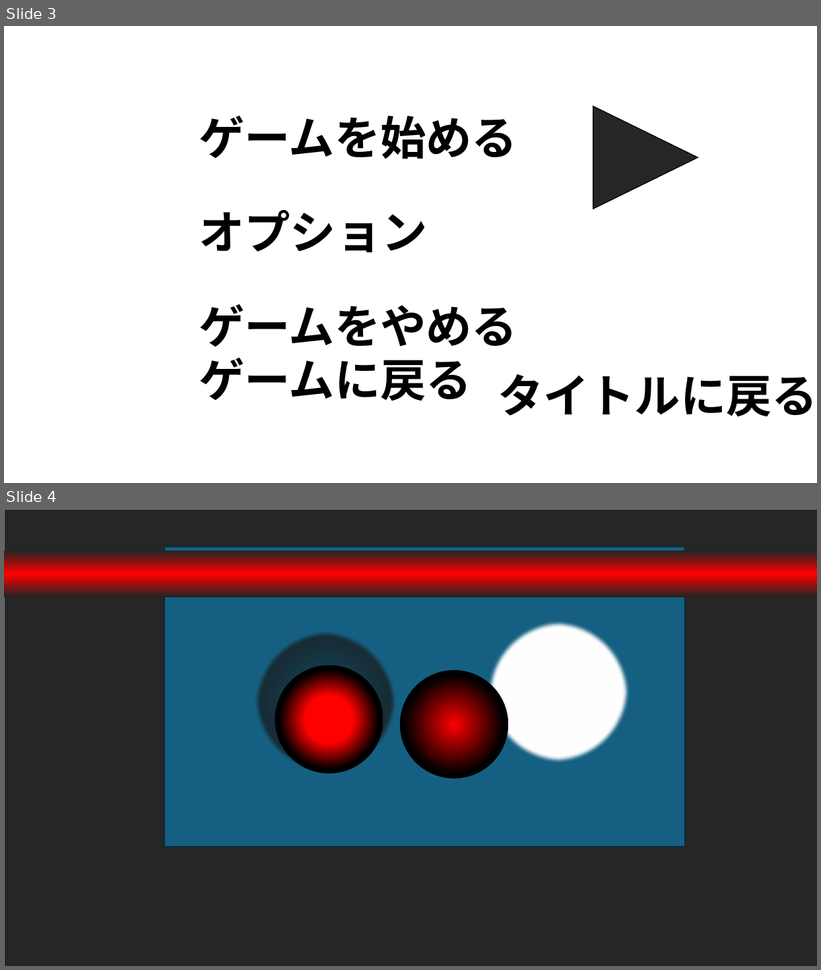
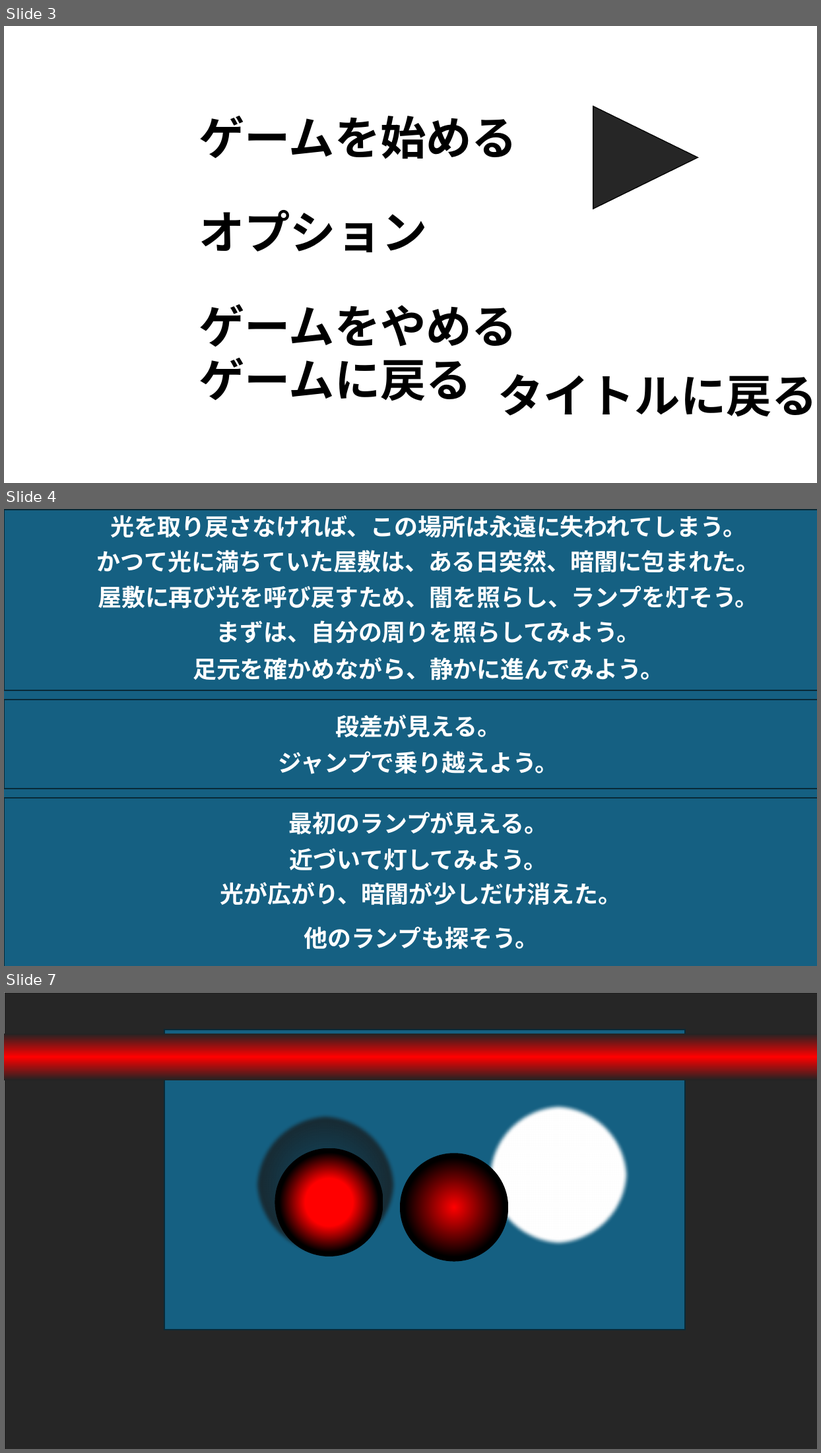
Before and after one commit to DDDpega/Guiding-Light, a slide deck: 素材.pptx. Shown one above the other, each under a label of ours: slides 3 and 4 before the commit, slides 3, 4 and 7 after it; the slides between them are not shown. The pictures are 821x970 and 821x1453 pixels, drawn with LibreOffice and Linux fonts; fonts in the diff are those of the drawing. Boxes give left, top, right and bottom in pixels: in the first picture for what was removed or moved away, otherwise in the second. Text is boxed around its words. In the diff, an @@ line names an element or a change of style, - is before the commit and + after.

```diff
--- a/素材.pptx
+++ b/素材.pptx
@@ slide 4 added at [4, 509, 817, 966], background #FFFFFF @@
@@ rectangle added at [4, 510, 817, 966], fill #156082, outline #092A39 1.5 pt @@
@@ text added at [110, 515, 746, 538], 28 pt, text #FFFFFF, bold @@
+光を取り戻さなければ、この場所は永遠に失われてしまう。
@@ text added at [97, 550, 760, 573], 28 pt, text #FFFFFF, bold @@
+かつて光に満ちていた屋敷は、ある日突然、暗闇に包まれた。
@@ text added at [98, 586, 759, 609], 28 pt, text #FFFFFF, bold @@
+屋敷に再び光を呼び戻すため、闇を照らし、ランプを灯そう。
@@ text added at [217, 621, 641, 644], 28 pt, text #FFFFFF, bold @@
+まずは、自分の周りを照らしてみよう。
@@ text added at [193, 657, 664, 681], 28 pt, text #FFFFFF, bold @@
+足元を確かめながら、静かに進んでみよう。
@@ rectangle added at [4, 691, 817, 700], fill #156082, outline #092A39 1.5 pt @@
@@ text added at [336, 715, 501, 738], 28 pt, text #FFFFFF, bold @@
+段差が見える。
@@ text added at [278, 751, 559, 774], 28 pt, text #FFFFFF, bold @@
+ジャンプで乗り越えよう。
@@ rectangle added at [4, 789, 817, 798], fill #156082, outline #092A39 1.5 pt @@
@@ text added at [289, 812, 548, 835], 28 pt, text #FFFFFF, bold @@
+最初のランプが見える。
@@ text added at [290, 848, 547, 871], 28 pt, text #FFFFFF, bold @@
+近づいて灯してみよう。
@@ text added at [220, 883, 622, 906], 28 pt, text #FFFFFF, bold @@
+光が広がり、暗闇が少しだけ消えた。
@@ text added at [304, 927, 539, 950], 28 pt, text #FFFFFF, bold @@
+他のランプも探そう。
@@ what was slide 4 is now slide 7 @@
```
Also in this commit, not shown: 2 other slides added, 47 other files.
